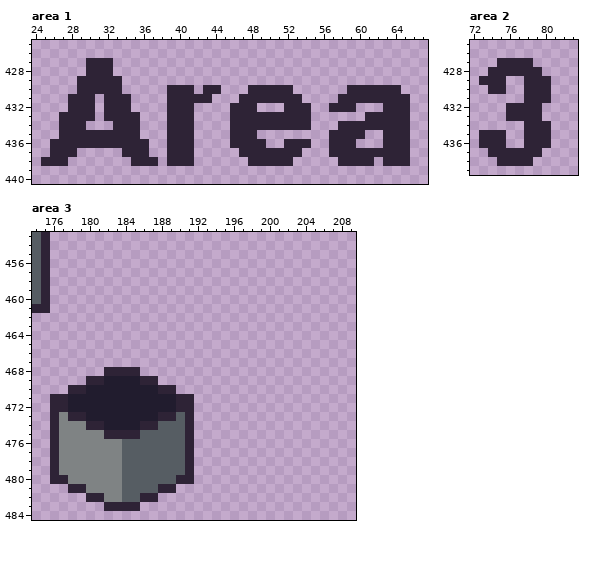
File history of a pixel-art file, Tileset/Isometic Tiles Testing.aseprite. The first picture shows the starting point.
256x768 pixels, 1 frame. Colours within 5 levels of each other are drawn and written as one. Shown: area 1: x 24..67, y 425..440; area 2: x 72..83, y 425..439; area 3: x 174..209, y 453..484. The commit also changed other parts of the picture, which this record leaves out.
After:
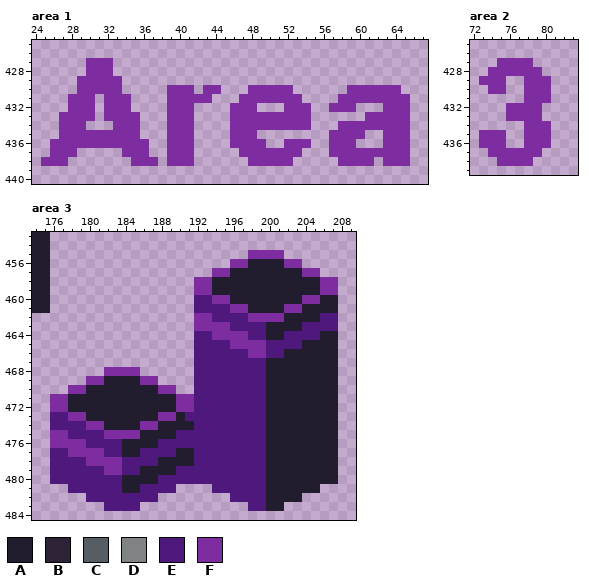
Palette (. is transparent): A #211c2e  B #2e2336  C #565d63  D #7f8384  E #4e187c  F #7d2da0
The edit:
Area 1:
y 427..428: x 30..32 BBB -> FFF
y 429: x 29..33 BBBBB -> FFFFF
y 430: x 29..33 BBBBB -> FFFFF; x 39..41 BBB -> FFF; x 43..44 BB -> FF; x 48..52 BBBBB -> FFFFF; x 59..64 BBBBBB -> FFFFFF
y 431: x 28..30 BBB -> FFF; x 32..34 BBB -> FFF; x 39..43 BBBBB -> FFFFF; x 47..53 BBBBBBB -> FFFFFFF; x 58..65 BBBBBBBB -> FFFFFFFF
y 432: x 28..30 BBB -> FFF; x 32..34 BBB -> FFF; x 39..41 BBB -> FFF; x 46..48 BBB -> FFF; x 52..54 BBB -> FFF; x 57..59 BBB -> FFF; x 63..65 BBB -> FFF
y 433: x 27..30 BBBB -> FFFF; x 32..35 BBBB -> FFFF; x 39..41 BBB -> FFF; x 46..54 BBBBBBBBB -> FFFFFFFFF; x 61..65 BBBBB -> FFFFF
y 434: x 27..29 BBB -> FFF; x 33..35 BBB -> FFF; x 39..41 BBB -> FFF; x 46..54 BBBBBBBBB -> FFFFFFFFF; x 58..65 BBBBBBBB -> FFFFFFFF
y 435: x 27..35 BBBBBBBBB -> FFFFFFFFF; x 39..41 BBB -> FFF; x 46..48 BBB -> FFF; x 57..60 BBBB -> FFFF; x 63..65 BBB -> FFF
y 436: x 26..36 BBBBBBBBBBB -> FFFFFFFFFFF; x 39..41 BBB -> FFF; x 46..49 BBBB -> FFFF; x 52..54 BBB -> FFF; x 57..59 BBB -> FFF; x 63..65 BBB -> FFF
y 437: x 26..28 BBB -> FFF; x 34..36 BBB -> FFF; x 39..41 BBB -> FFF; x 47..53 BBBBBBB -> FFFFFFF; x 57..65 BBBBBBBBB -> FFFFFFFFF
y 438: x 25..27 BBB -> FFF; x 35..37 BBB -> FFF; x 39..41 BBB -> FFF; x 48..52 BBBBB -> FFFFF; x 58..61 BBBB -> FFFF; x 63..65 BBB -> FFF
Area 2:
y 427: x 75..78 BBBB -> FFFF
y 428: x 74..79 BBBBBB -> FFFFFF
y 429: x 73..75 BBB -> FFF; x 78..80 BBB -> FFF
y 430: x 74..75 BB -> FF; x 78..80 BBB -> FFF
y 431: x 78..80 BBB -> FFF
y 432..433: x 76..79 BBBB -> FFFF
y 434: x 78..80 BBB -> FFF
y 435..436: x 73..75 BBB -> FFF; x 78..80 BBB -> FFF
y 437: x 74..79 BBBBBB -> FFFFFF
y 438: x 75..78 BBBB -> FFFF
Area 3:
y 453..454: x 174..175 CB -> AA
y 455: x 174..175 CB -> AA; x 198..201 .... -> FFFF
y 456: x 174..175 CB -> AA; x 196..203 ........ -> FFAAAAFF
y 457: x 174..175 CB -> AA; x 194..205 ............ -> FFAAAAAAAAFF
y 458..459: x 174..175 CB -> AA; x 192..207 ................ -> FFAAAAAAAAAAAAFF
y 460: x 174..175 CB -> AA; x 192..207 ................ -> EEFFAAAAAAAAFFAA
y 461: x 174..175 BB -> AA; x 192..207 ................ -> EEEEFFAAAAFFAAAA
y 462: x 192..207 ................ -> FFEEEEFFFFAAAAEE
y 463: x 192..207 ................ -> FFFFEEEEAAAAEEEE
y 464: x 192..207 ................ -> EEFFFFEEAAEEEEAA
y 465: x 192..207 ................ -> EEEEFFFFEEEEAAAA
y 466: x 192..207 ................ -> EEEEEEFFEEAAAAAA
y 467: x 192..207 ................ -> EEEEEEEEAAAAAAAA
y 468: x 182..185 BBBB -> FFFF; x 192..207 ................ -> EEEEEEEEAAAAAAAA
y 469: x 180..181 BB -> FF; x 186..187 BB -> FF; x 192..207 ................ -> EEEEEEEEAAAAAAAA
y 470: x 178..179 BB -> FF; x 188..189 BB -> FF; x 192..207 ................ -> EEEEEEEEAAAAAAAA
y 471..472: x 176..177 BB -> FF; x 190..207 BB................ -> FFEEEEEEEEAAAAAAAA
y 473: x 176..179 BDBB -> EEFF; x 188..207 BBCB................ -> FFAEEEEEEEEEAAAAAAAA
y 474: x 176..181 BDDDBB -> EEEEFF; x 186..207 BBCCCB................ -> FFAAAAEEEEEEEEAAAAAAAA
y 475: x 176..207 BDDDDDBBBBCCCCCB................ -> FFEEEEFFFFAAAAEEEEEEEEEEAAAAAAAA
y 476: x 176..207 BDDDDDDDCCCCCCCB................ -> FFFFEEEEAAAAEEEEEEEEEEEEAAAAAAAA
y 477: x 176..207 BDDDDDDDCCCCCCCB................ -> EEFFFFEEAAEEEEAAEEEEEEEEAAAAAAAA
y 478: x 176..207 BDDDDDDDCCCCCCCB................ -> EEEEFFFFEEEEAAAAEEEEEEEEAAAAAAAA
y 479: x 176..207 BDDDDDDDCCCCCCCB................ -> EEEEEEFFEEAAAAEEEEEEEEEEAAAAAAAA
y 480: x 176..207 BBDDDDDDCCCCCCBB................ -> EEEEEEEEAAAAEEEEEEEEEEEEAAAAAAAA
y 481: x 178..189 BBDDDDCCCCBB -> EEEEEEAAEEEE; x 194..205 ............ -> EEEEEEAAAAAA
y 482: x 180..187 BBDDCCBB -> EEEEEEEE; x 196..203 ........ -> EEEEAAAA
y 483: x 182..185 BBBB -> EEEE; x 198..201 .... -> EEAA
Where, in picture pixels (left, top, right, bottom), the same in both pictures:
changed: (41, 58, 410, 166)
changed: (479, 58, 551, 166)
changed: (32, 232, 50, 313)
changed: (50, 250, 338, 511)
